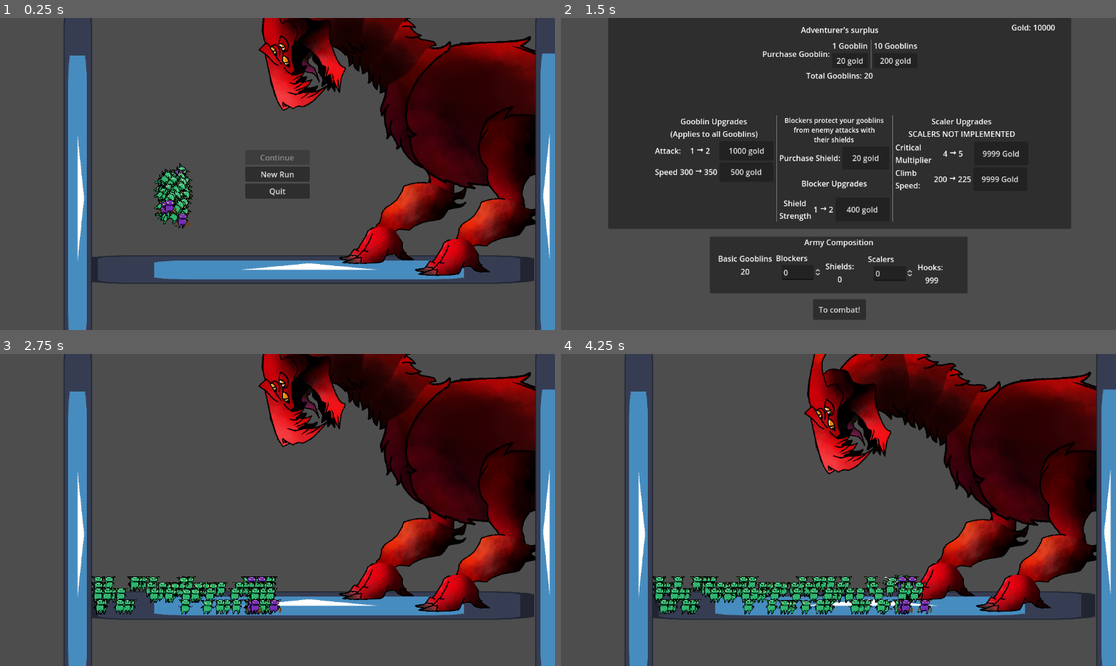
Above: before the commit, frames 1-4 (two rows, left to right).
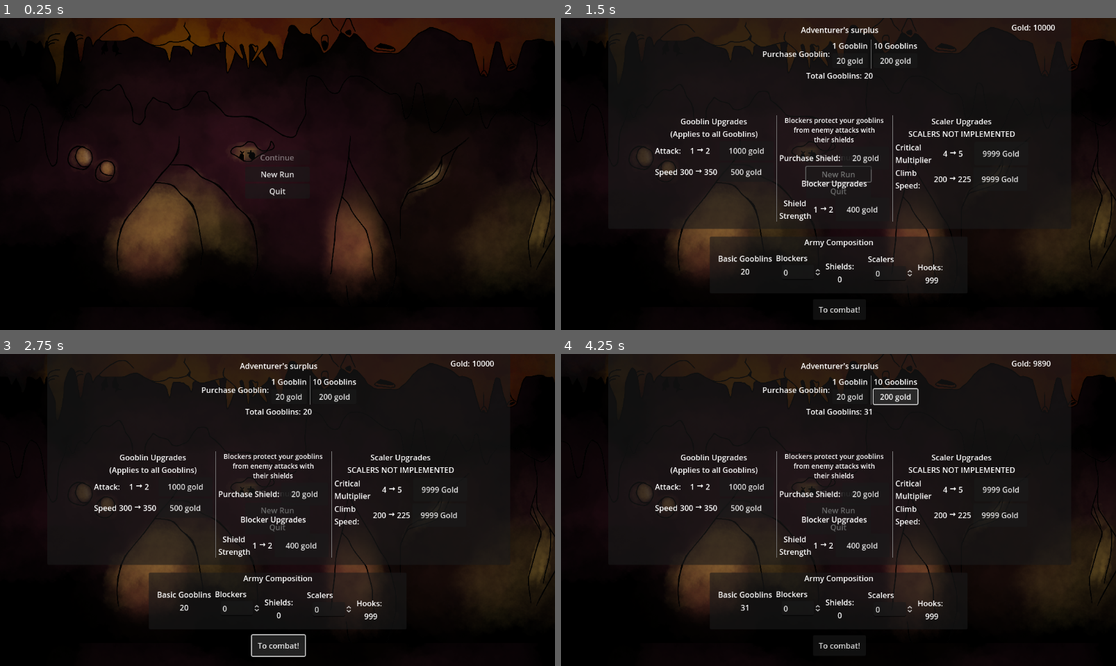
Above: after the commit, the same moments.

Repository: thecaptaincarrot/GMTK-2024-Game-Jam
Game: Godot game, scene res://main.tscn
Same seed, same stepped clock (60 frames per second), same inputs: the game is played once before the commit and once after it. The engine's default icon, where the game draws it, is replaced by a stand-in: a white triangle on a blue panel in a dark square.
Inputs (mouse positions are in pixels of both pictures, inside the frame that each line leads up to):
- Up to frame 1 (0.25 s): no input
- Up to frame 2 (1.5 s): click "New Run" at 0.5 s; click (838, 174) at 1.25 s, where only the run after the commit has a clickable "New Run"
- Up to frame 3 (2.75 s): click "To combat!" at 2 s
- Up to frame 4 (4.25 s): click (849, 397) at 2.75 s, where only the run after the commit has a clickable "20 gold"; click (894, 397) at 3.5 s, where only the run after the commit has a clickable "200 gold"

The runs differ from the first frame. In frame 1, 94% of the frame differs, in the area x 0-100%, y 0-100%; in frame 2, 84%; in frame 3, 92%; in frame 4, 92%.
Error after the commit: Invalid assignment of property or key 'visible' with value of type 'bool' on a base object of type 'null instance'. (res://main.gd:17)

Commit message:
Combat Screen Loads enemies
Everything should be set up for Dynamic level loading

Diff:
--- a/Classes/gooblin_horde_controller.gd
+++ b/Classes/gooblin_horde_controller.gd
@@ -32,20 +32,47 @@
 
 var _scaler_gooblins = []
 
+var active = false
+
 func _ready():
+	randomize()
+	reset()
+
+
+func end_level():
+	active = false
+	for n in get_children():
+		queue_free()
+	enemy_node = null
+	horde_target = null
+	climb_target = null
+
+
+func reset():
+	active = true
+	randomize()
+	spawn_basic_count = GooblinUpgrades.basic_gooblins
+	spawn_shield_count = GooblinUpgrades.shield_gooblins
+	spawn_scaler_count = GooblinUpgrades.climb_gooblins
+	print(spawn_basic_count)
 	_setup_horde_rotation_lines()
-	randomize()
+	spawn_gooblins()
+
+
+func spawn_gooblins():
 	for i in range(spawn_basic_count):
-		var spawn_pos = get_global_position() + Vector2(randf_range(-32.0, 32.0),randf_range(-32.0, 32.0))
+		var spawn_pos = get_spawn_point() + Vector2(randf_range(-32.0, 32.0),randf_range(-32.0, 32.0))
 		spawn_basic_gooblin(spawn_pos)
 
 	for i in range(spawn_shield_count):
-		var spawn_pos = get_global_position() + Vector2(randf_range(-32.0, 32.0),randf_range(-32.0, 32.0))
+		var spawn_pos = get_spawn_point() + Vector2(randf_range(-32.0, 32.0),randf_range(-32.0, 32.0))
 		spawn_shield_gooblin(spawn_pos)
 
 	for i in range(spawn_scaler_count):
-		var spawn_pos = get_global_position() + Vector2(randf_range(-32.0, 32.0),randf_range(-32.0, 32.0))
+		var spawn_pos = get_spawn_point() + Vector2(randf_range(-32.0, 32.0),randf_range(-32.0, 32.0))
 		spawn_scaler_gooblin(spawn_pos)
+
+
 
 #this is used the exchange the back lanes for the front
 func _setup_horde_rotation_lines():
@@ -55,29 +82,33 @@
 	basic_gooblin_timer_rotation.set_wait_time(rotation_rate)
 	add_child(basic_gooblin_timer_rotation)
 
+
 func _process(delta: float) -> void:
-	distribute_target_spacing()
+	if active:
+		distribute_target_spacing()
 
 
 func spawn_basic_gooblin(position:Vector2):
 	var goob = gooblin_scene.instantiate()
 	goob.set_position(position)
 	goob.unit_type = Gooblin.GooblinType.BASIC
-	get_parent().call_deferred("add_child", goob)
+	add_child(goob)
 	goob.enemy_node = enemy_node
 	goob.died.connect(_basic_gooblin_died)
 	goob.gooblin_changed.connect(_on_gooblin_changed)
 	_basic_gooblins.append(goob)
 
+
 func spawn_shield_gooblin(position:Vector2):
 	var goob = gooblin_scene.instantiate()
 	goob.set_position(position)
 	goob.unit_type = Gooblin.GooblinType.SHIELD
-	get_parent().call_deferred("add_child", goob)
+	add_child(goob)
 	goob.enemy_node = enemy_node
 	goob.gooblin_changed.connect(_on_gooblin_changed)
 	goob.died.connect(_shield_gooblin_died)
 	_shield_gooblins.append(goob)
+
 
 func spawn_scaler_gooblin(position:Vector2):
 	var goob = gooblin_scene.instantiate()
@@ -87,11 +118,12 @@
 	goob.set_position(position)
 	goob.path_follower = follower
 	goob.unit_type = Gooblin.GooblinType.SCALER
-	get_parent().call_deferred("add_child", goob)
+	add_child(goob)
 	goob.enemy_node = enemy_node
 	goob.gooblin_changed.connect(_on_gooblin_changed)
 	goob.died.connect(_scaler_gooblin_died)
 	_scaler_gooblins.append(goob)
+
 
 func distribute_target_spacing():
 	if(horde_target != null):
@@ -113,18 +145,22 @@
 			sg.x_home = horde_target.get_global_position().x - sg.target_range
 			sindex += 1
 
+
 func _rotate_out_basic():
 	if(_basic_gooblins.size() > 1):
 		var goob = _basic_gooblins.pop_front()
 		_basic_gooblins.append(goob)
 
+
 func _basic_gooblin_died(gooblin):
 	if(_basic_gooblins.has(gooblin)):
 		_basic_gooblins.erase(gooblin)
 
+
 func _shield_gooblin_died(gooblin):
 	if(_shield_gooblins.has(gooblin)):
 		_shield_gooblins.erase(gooblin)
+
 
 func _scaler_gooblin_died(gooblin):
 	if(_scaler_gooblins.has(gooblin)):
@@ -138,8 +174,18 @@
 			#push it to the front to they run up to the front line
 			_basic_gooblins.push_front(gooblin)
 
+
 func get_basic_gooblins():
 	return _basic_gooblins
 
+
 func get_shield_gooblins():
 	return _shield_gooblins
+
+
+func get_saler_gooblins():
+	return _scaler_gooblins
+
+
+func get_spawn_point():
+	return $SpawnPoint.global_position
--- a/Entities/Enemies/Dragon/Dragon.tscn
+++ b/Entities/Enemies/Dragon/Dragon.tscn
@@ -417,7 +417,7 @@
 z_index = -50
 position = Vector2(-89.369, -72.7494)
 rotation = -0.0468653
-scale = Vector2(1.2, 1)
+scale = Vector2(1.20001, 1)
 texture = ExtResource("9_rmtai")
 offset = Vector2(49.9233, -14.9194)
 region_enabled = true
--- a/Entities/Gooblins/gooblin.tscn
+++ b/Entities/Gooblins/gooblin.tscn
@@ -7,6 +7,36 @@
 radius = 16.0
 height = 50.0
 
+[sub_resource type="Animation" id="Animation_722l4"]
+resource_name = "Climb"
+length = 0.4
+loop_mode = 1
+step = 0.1
+tracks/0/type = "value"
+tracks/0/imported = false
+tracks/0/enabled = true
+tracks/0/path = NodePath("Sprite:region_rect")
+tracks/0/interp = 1
+tracks/0/loop_wrap = true
+tracks/0/keys = {
+"times": PackedFloat32Array(0, 0.1, 0.2, 0.3),
+"transitions": PackedFloat32Array(1, 1, 1, 1),
+"update": 1,
+"values": [Rect2(0, 160, 32, 32), Rect2(32, 160, 32, 32), Rect2(64, 160, 32, 32), Rect2(96, 160, 32, 32)]
+}
+tracks/1/type = "value"
+tracks/1/imported = false
+tracks/1/enabled = true
+tracks/1/path = NodePath("Sprite:rotation")
+tracks/1/interp = 1
+tracks/1/loop_wrap = true
+tracks/1/keys = {
+"times": PackedFloat32Array(0),
+"transitions": PackedFloat32Array(1),
+"update": 0,
+"values": [0.0]
+}
+
 [sub_resource type="Animation" id="Animation_it40n"]
 resource_name = "Dead"
 tracks/0/type = "value"
@@ -32,6 +62,36 @@
 "transitions": PackedFloat32Array(1),
 "update": 0,
 "values": [-1.5708]
+}
+
+[sub_resource type="Animation" id="Animation_5ih2x"]
+resource_name = "Fling"
+length = 0.6
+loop_mode = 1
+step = 0.1
+tracks/0/type = "value"
+tracks/0/imported = false
+tracks/0/enabled = true
+tracks/0/path = NodePath("Sprite:region_rect")
+tracks/0/interp = 1
+tracks/0/loop_wrap = true
+tracks/0/keys = {
+"times": PackedFloat32Array(0),
+"transitions": PackedFloat32Array(1),
+"update": 0,
+"values": [Rect2(0, 64, 32, 32)]
+}
+tracks/1/type = "value"
+tracks/1/imported = false
+tracks/1/enabled = true
+tracks/1/path = NodePath("Sprite:rotation")
+tracks/1/interp = 1
+tracks/1/loop_wrap = true
+tracks/1/keys = {
+"times": PackedFloat32Array(0, 0.3, 0.6),
+"transitions": PackedFloat32Array(1, 1, 1),
+"update": 0,
+"values": [-1.5708, 1.5708, 4.71239]
 }
 
 [sub_resource type="Animation" id="Animation_yv47e"]
@@ -120,6 +180,35 @@
 "values": [0.0]
 }
 
+[sub_resource type="Animation" id="Animation_vuu1m"]
+resource_name = "ScalerAttack"
+length = 0.6
+step = 0.1
+tracks/0/type = "value"
+tracks/0/imported = false
+tracks/0/enabled = true
+tracks/0/path = NodePath("Sprite:region_rect")
+tracks/0/interp = 0
+tracks/0/loop_wrap = true
+tracks/0/keys = {
+"times": PackedFloat32Array(0, 0.1, 0.2, 0.3, 0.4, 0.5),
+"transitions": PackedFloat32Array(1, 1, 1, 1, 1, 1),
+"update": 1,
+"values": [Rect2(0, 32, 32, 32), Rect2(32, 32, 32, 32), Rect2(64, 32, 32, 32), Rect2(96, 32, 32, 32), Rect2(128, 32, 32, 32), Rect2(160, 32, 32, 32)]
+}
+tracks/1/type = "value"
+tracks/1/imported = false
+tracks/1/enabled = true
+tracks/1/path = NodePath("Sprite:rotation")
+tracks/1/interp = 1
+tracks/1/loop_wrap = true
+tracks/1/keys = {
+"times": PackedFloat32Array(0),
+"transitions": PackedFloat32Array(1),
+"update": 0,
+"values": [0.0]
+}
+
 [sub_resource type="Animation" id="Animation_6tbyr"]
 resource_name = "Walk"
 length = 0.6
@@ -136,95 +225,6 @@
 "transitions": PackedFloat32Array(1, 1, 1, 1, 1, 1),
 "update": 1,
 "values": [Rect2(0, 0, 32, 32), Rect2(32, 0, 32, 32), Rect2(64, 0, 32, 32), Rect2(96, 0, 32, 32), Rect2(128, 0, 32, 32), Rect2(160, 0, 32, 32)]
-}
-tracks/1/type = "value"
-tracks/1/imported = false
-tracks/1/enabled = true
-tracks/1/path = NodePath("Sprite:rotation")
-tracks/1/interp = 1
-tracks/1/loop_wrap = true
-tracks/1/keys = {
-"times": PackedFloat32Array(0),
-"transitions": PackedFloat32Array(1),
-"update": 0,
-"values": [0.0]
-}
-
-[sub_resource type="Animation" id="Animation_5ih2x"]
-resource_name = "Fling"
-length = 0.6
-loop_mode = 1
-step = 0.1
-tracks/0/type = "value"
-tracks/0/imported = false
-tracks/0/enabled = true
-tracks/0/path = NodePath("Sprite:region_rect")
-tracks/0/interp = 1
-tracks/0/loop_wrap = true
-tracks/0/keys = {
-"times": PackedFloat32Array(0),
-"transitions": PackedFloat32Array(1),
-"update": 0,
-"values": [Rect2(0, 64, 32, 32)]
-}
-tracks/1/type = "value"
-tracks/1/imported = false
-tracks/1/enabled = true
-tracks/1/path = NodePath("Sprite:rotation")
-tracks/1/interp = 1
-tracks/1/loop_wrap = true
-tracks/1/keys = {
-"times": PackedFloat32Array(0, 0.3, 0.6),
-"transitions": PackedFloat32Array(1, 1, 1),
-"update": 0,
-"values": [-1.5708, 1.5708, 4.71239]
-}
-
-[sub_resource type="Animation" id="Animation_vuu1m"]
-resource_name = "ScalerAttack"
-length = 0.6
-step = 0.1
-tracks/0/type = "value"
-tracks/0/imported = false
-tracks/0/enabled = true
-tracks/0/path = NodePath("Sprite:region_rect")
-tracks/0/interp = 0
-tracks/0/loop_wrap = true
-tracks/0/keys = {
-"times": PackedFloat32Array(0, 0.1, 0.2, 0.3, 0.4, 0.5),
-"transitions": PackedFloat32Array(1, 1, 1, 1, 1, 1),
-"update": 1,
-"values": [Rect2(0, 32, 32, 32), Rect2(32, 32, 32, 32), Rect2(64, 32, 32, 32), Rect2(96, 32, 32, 32), Rect2(128, 32, 32, 32), Rect2(160, 32, 32, 32)]
-}
-tracks/1/type = "value"
-tracks/1/imported = false
-tracks/1/enabled = true
-tracks/1/path = NodePath("Sprite:rotation")
-tracks/1/interp = 1
-tracks/1/loop_wrap = true
-tracks/1/keys = {
-"times": PackedFloat32Array(0),
-"transitions": PackedFloat32Array(1),
-"update": 0,
-"values": [0.0]
-}
-
-[sub_resource type="Animation" id="Animation_722l4"]
-resource_name = "Climb"
-length = 0.4
-loop_mode = 1
-step = 0.1
-tracks/0/type = "value"
-tracks/0/imported = false
-tracks/0/enabled = true
-tracks/0/path = NodePath("Sprite:region_rect")
-tracks/0/interp = 1
-tracks/0/loop_wrap = true
-tracks/0/keys = {
-"times": PackedFloat32Array(0, 0.1, 0.2, 0.3),
-"transitions": PackedFloat32Array(1, 1, 1, 1),
-"update": 1,
-"values": [Rect2(0, 160, 32, 32), Rect2(32, 160, 32, 32), Rect2(64, 160, 32, 32), Rect2(96, 160, 32, 32)]
 }
 tracks/1/type = "value"
 tracks/1/imported = false
--- /dev/null
+++ b/Entities/Gooblins/gooblin_horde_controller.tscn
@@ -0,0 +1,9 @@
+[gd_scene load_steps=2 format=3 uid="uid://d2estmti00yqb"]
+
+[ext_resource type="Script" path="res://Classes/gooblin_horde_controller.gd" id="1_80sky"]
+
+[node name="GooblinHordeController" type="Node2D"]
+script = ExtResource("1_80sky")
+
+[node name="SpawnPoint" type="Node2D" parent="."]
+position = Vector2(81, 505)
--- a/Globals/GooblinUpgrades.gd
+++ b/Globals/GooblinUpgrades.gd
@@ -25,7 +25,7 @@
 
 var gooblin_count = 20 #Total gooblins of any class
 #army composition
-var basic_gooblins = 0
+var basic_gooblins = 20
 var shield_gooblins = 0
 var climb_gooblins = 0
 var catapult_gooblins = 0
--- /dev/null
+++ b/Screens/Combat/combat_camera.gd
@@ -0,0 +1,32 @@
+extends Camera2D
+
+var velocity = Vector2(0,0)
+
+@export var SPEED = 300
+
+# Called when the node enters the scene tree for the first time.
+func _ready():
+	pass # Replace with function body.
+
+
+# Called every frame. 'delta' is the elapsed time since the previous frame.
+func _process(delta):
+
+	var direction = Input.get_axis("camera_left", "camera_right")
+	if direction:
+		velocity.x = direction * SPEED
+	else:
+		velocity.x = move_toward(velocity.x, 0, SPEED)
+
+	direction = Input.get_axis("camera_up", "camera_down")
+	if direction:
+		velocity.y = direction * SPEED
+	else:
+		velocity.y = move_toward(velocity.x, 0, SPEED)
+
+	position += velocity * delta
+	if position.x > limit_right - get_viewport_rect().size.x: position.x = limit_right - get_viewport_rect().size.x #why is this a thing lmao
+	if position.y > limit_bottom - get_viewport_rect().size.y: position.y = limit_bottom - get_viewport_rect().size.y #why is this a thing lmao
+
+	if position.x < 0: position.x = 0 #why is this a thing lmao
+	if position.y < 0: position.y = 0 #why is this a thing lmao
--- /dev/null
+++ b/Screens/Combat/combat_screen.gd
@@ -0,0 +1,59 @@
+extends Node2D
+
+#references
+@export var camera : Camera2D
+
+@export var GooblinController : GooblinHordeController
+
+var Enemy : Node2D
+var BeastNode : Beast
+
+#Level Definitions
+#Specifics for things like camera bounds, enemy type, other things are stored in an array
+#Array indicies correspond to the level being entered.
+#I.e. Level 0 will pull all relevant variables from arrays on index 0
+
+#Camera bounds always start at position 0,0 on upper left
+const CAMERA_BOUNDS = [ Vector2(2000,1000),
+
+						]
+
+const ENEMY_SCENE = [ preload("res://Entities/Enemies/Dragon/Dragon.tscn"),
+
+
+					]
+
+
+const ENEMY_POS = [ Vector2(2000,560)
+
+					]
+
+
+# Called when the node enters the scene tree for the first time.
+func _ready():
+	load_level(0)
+
+
+# Called every frame. 'delta' is the elapsed time since the previous frame.
+func _process(delta):
+	pass
+
+
+func load_level(level_index : int):
+	camera.limit_right = CAMERA_BOUNDS[level_index].x
+	camera.limit_bottom = CAMERA_BOUNDS[level_index].y
+
+	Enemy = ENEMY_SCENE[level_index].instantiate()
+	Enemy.horde_controller = GooblinController
+	Enemy.position = ENEMY_POS[level_index]
+	add_child(Enemy)
+	BeastNode = Enemy.enemy #haha that's a naming oops
+	print(BeastNode)
+
+	GooblinController.enemy_node = Enemy
+	#GooblinController.horde_target = BeastNode.get_lunge_point()
+	GooblinController.horde_target = $TEST_LUNGE_POINT
+	#GooblinController.climb_target = BeastNode.get_climb_target()
+	GooblinController.climb_target = $TEST_CLIMB_PATH
+
+	GooblinController.reset()
--- a/Screens/Combat/combat_screen.tscn
+++ b/Screens/Combat/combat_screen.tscn
@@ -1,3 +1,84 @@
-[gd_scene format=3 uid="uid://bq18iom53hl48"]
+[gd_scene load_steps=9 format=3 uid="uid://bq18iom53hl48"]
 
-[node name="CombatScreen" type="Node2D"]
+[ext_resource type="Texture2D" uid="uid://dtku8e2oa7l24" path="res://Textures/Backgrounds/background_goobers.png" id="1_ent5p"]
+[ext_resource type="Script" path="res://Screens/Combat/combat_camera.gd" id="1_kjt0t"]
+[ext_resource type="Script" path="res://Screens/Combat/combat_screen.gd" id="1_o8qmv"]
+[ext_resource type="PackedScene" uid="uid://d2estmti00yqb" path="res://Entities/Gooblins/gooblin_horde_controller.tscn" id="2_63q2r"]
+[ext_resource type="Texture2D" uid="uid://bmj6o4bixipwa" path="res://Textures/Backgrounds/ceiling_goobers.png" id="2_vdddl"]
+[ext_resource type="Texture2D" uid="uid://sysuuc5tunuc" path="res://Textures/Backgrounds/Floor.png" id="3_uf6k3"]
+
+[sub_resource type="RectangleShape2D" id="RectangleShape2D_jmt5r"]
+size = Vector2(6166, 47)
+
+[sub_resource type="Curve2D" id="Curve2D_0li55"]
+_data = {
+"points": PackedVector2Array(0, 0, 0, 0, 1587, 873, 0, 0, 0, 0, 1590, 481)
+}
+point_count = 2
+
+[node name="CombatScreen" type="Node2D" node_paths=PackedStringArray("camera", "GooblinController")]
+script = ExtResource("1_o8qmv")
+camera = NodePath("CombatCamera")
+GooblinController = NodePath("GooblinHordeController")
+
+[node name="GooblinHordeController" parent="." instance=ExtResource("2_63q2r")]
+
+[node name="SpawnPoint" parent="GooblinHordeController" index="0"]
+position = Vector2(203, 752)
+
+[node name="CombatCamera" type="Camera2D" parent="."]
+anchor_mode = 0
+limit_left = 0
+limit_top = 0
+script = ExtResource("1_kjt0t")
+
+[node name="Background" type="Node2D" parent="."]
+z_index = -64
+metadata/_edit_group_ = true
+
+[node name="BackgroundParallax" type="Parallax2D" parent="Background"]
+scroll_scale = Vector2(0.75, 1)
+repeat_size = Vector2(1280, 600)
+repeat_times = 4
+
+[node name="CaveBackground" type="Sprite2D" parent="Background/BackgroundParallax"]
+texture = ExtResource("1_ent5p")
+centered = false
+
+[node name="Ceiling Parallax" type="Parallax2D" parent="Background"]
+repeat_size = Vector2(1280, 0)
+repeat_times = 4
+
+[node name="CaveCeiling" type="Sprite2D" parent="Background/Ceiling Parallax"]
+texture = ExtResource("2_vdddl")
+centered = false
+offset = Vector2(0, -330)
+
+[node name="FloorParallax" type="Parallax2D" parent="Background"]
+repeat_size = Vector2(1280, 0)
+repeat_times = 4
+
+[node name="CaveFloor" type="Sprite2D" parent="Background/FloorParallax"]
+texture = ExtResource("3_uf6k3")
+centered = false
+offset = Vector2(0, 600)
+
+[node name="Flooor" type="StaticBody2D" parent="."]
+
+[node name="CollisionShape2D" type="CollisionShape2D" parent="Flooor"]
+position = Vector2(1677, 929)
+scale = Vector2(1, 0.998288)
+shape = SubResource("RectangleShape2D_jmt5r")
+
+[node name="CameraBoundsRect" type="ReferenceRect" parent="Flooor"]
+offset_right = 2140.0
+offset_bottom = 955.0
+border_width = 2.9
+
+[node name="TEST_LUNGE_POINT" type="Node2D" parent="."]
+position = Vector2(1690, 706)
+
+[node name="TEST_CLIMB_PATH" type="Path2D" parent="."]
+curve = SubResource("Curve2D_0li55")
+
+[editable path="GooblinHordeController"]
--- a/main.tscn
+++ b/main.tscn
@@ -3,7 +3,7 @@
 [ext_resource type="Script" path="res://Screens/main_menu.gd" id="1_7omm2"]
 [ext_resource type="Script" path="res://main.gd" id="1_467fc"]
 [ext_resource type="PackedScene" uid="uid://bpn5os62xeqhx" path="res://Screens/OutOfCombat/OutOfCombat.tscn" id="3_m8ns0"]
-[ext_resource type="PackedScene" uid="uid://cqr3q111ffuwe" path="res://Stages/test_stage.tscn" id="4_ooj5i"]
+[ext_resource type="PackedScene" uid="uid://bq18iom53hl48" path="res://Screens/Combat/combat_screen.tscn" id="4_3lo2r"]
 
 [node name="main" type="Node"]
 script = ExtResource("1_467fc")
@@ -48,7 +48,7 @@
 [node name="OutOfCombat" parent="CanvasLayer" instance=ExtResource("3_m8ns0")]
 visible = false
 
-[node name="TestStage" parent="." instance=ExtResource("4_ooj5i")]
+[node name="CombatScreen" parent="." instance=ExtResource("4_3lo2r")]
 
 [connection signal="pressed" from="CanvasLayer/MainMenu/VBoxContainer/Continue" to="CanvasLayer/MainMenu" method="_on_continue_pressed"]
 [connection signal="pressed" from="CanvasLayer/MainMenu/VBoxContainer/NewRun" to="CanvasLayer/MainMenu" method="_on_new_run_pressed"]
--- a/project.godot
+++ b/project.godot
@@ -23,6 +23,33 @@
 
 Gooblin=""
 
+[input]
+
+camera_up={
+"deadzone": 0.5,
+"events": [Object(InputEventKey,"resource_local_to_scene":false,"resource_name":"","device":0,"window_id":0,"alt_pressed":false,"shift_pressed":false,"ctrl_pressed":false,"meta_pressed":false,"pressed":false,"keycode":0,"physical_keycode":87,"key_label":0,"unicode":0,"location":0,"echo":false,"script":null)
+, Object(InputEventKey,"resource_local_to_scene":false,"resource_name":"","device":-1,"window_id":0,"alt_pressed":false,"shift_pressed":false,"ctrl_pressed":false,"meta_pressed":false,"pressed":false,"keycode":0,"physical_keycode":4194320,"key_label":0,"unicode":0,"location":0,"echo":false,"script":null)
+]
+}
+camera_left={
+"deadzone": 0.5,
+"events": [Object(InputEventKey,"resource_local_to_scene":false,"resource_name":"","device":-1,"window_id":0,"alt_pressed":false,"shift_pressed":false,"ctrl_pressed":false,"meta_pressed":false,"pressed":false,"keycode":0,"physical_keycode":65,"key_label":0,"unicode":97,"location":0,"echo":false,"script":null)
+, Object(InputEventKey,"resource_local_to_scene":false,"resource_name":"","device":-1,"window_id":0,"alt_pressed":false,"shift_pressed":false,"ctrl_pressed":false,"meta_pressed":false,"pressed":false,"keycode":0,"physical_keycode":4194319,"key_label":0,"unicode":0,"location":0,"echo":false,"script":null)
+]
+}
+camera_right={
+"deadzone": 0.5,
+"events": [Object(InputEventKey,"resource_local_to_scene":false,"resource_name":"","device":-1,"window_id":0,"alt_pressed":false,"shift_pressed":false,"ctrl_pressed":false,"meta_pressed":false,"pressed":false,"keycode":0,"physical_keycode":68,"key_label":0,"unicode":100,"location":0,"echo":false,"script":null)
+, Object(InputEventKey,"resource_local_to_scene":false,"resource_name":"","device":-1,"window_id":0,"alt_pressed":false,"shift_pressed":false,"ctrl_pressed":false,"meta_pressed":false,"pressed":false,"keycode":0,"physical_keycode":4194321,"key_label":0,"unicode":0,"location":0,"echo":false,"script":null)
+]
+}
+camera_down={
+"deadzone": 0.5,
+"events": [Object(InputEventKey,"resource_local_to_scene":false,"resource_name":"","device":-1,"window_id":0,"alt_pressed":false,"shift_pressed":false,"ctrl_pressed":false,"meta_pressed":false,"pressed":false,"keycode":0,"physical_keycode":83,"key_label":0,"unicode":115,"location":0,"echo":false,"script":null)
+, Object(InputEventKey,"resource_local_to_scene":false,"resource_name":"","device":-1,"window_id":0,"alt_pressed":false,"shift_pressed":false,"ctrl_pressed":false,"meta_pressed":false,"pressed":false,"keycode":0,"physical_keycode":4194322,"key_label":0,"unicode":0,"location":0,"echo":false,"script":null)
+]
+}
+
 [layer_names]
 
 2d_physics/layer_1="Ground"
Binary file added: Textures/Backgrounds/Floor.png
Not shown, added: Textures/Backgrounds/Floor.png.import
Binary file added: Textures/Backgrounds/background_goobers.png
Not shown, added: Textures/Backgrounds/background_goobers.png.import
Binary file added: Textures/Backgrounds/ceiling_goobers.png
Not shown, added: Textures/Backgrounds/ceiling_goobers.png.import
Binary file added: Textures/reference/ScaleReference.png
Not shown, added: Textures/reference/ScaleReference.png.import
